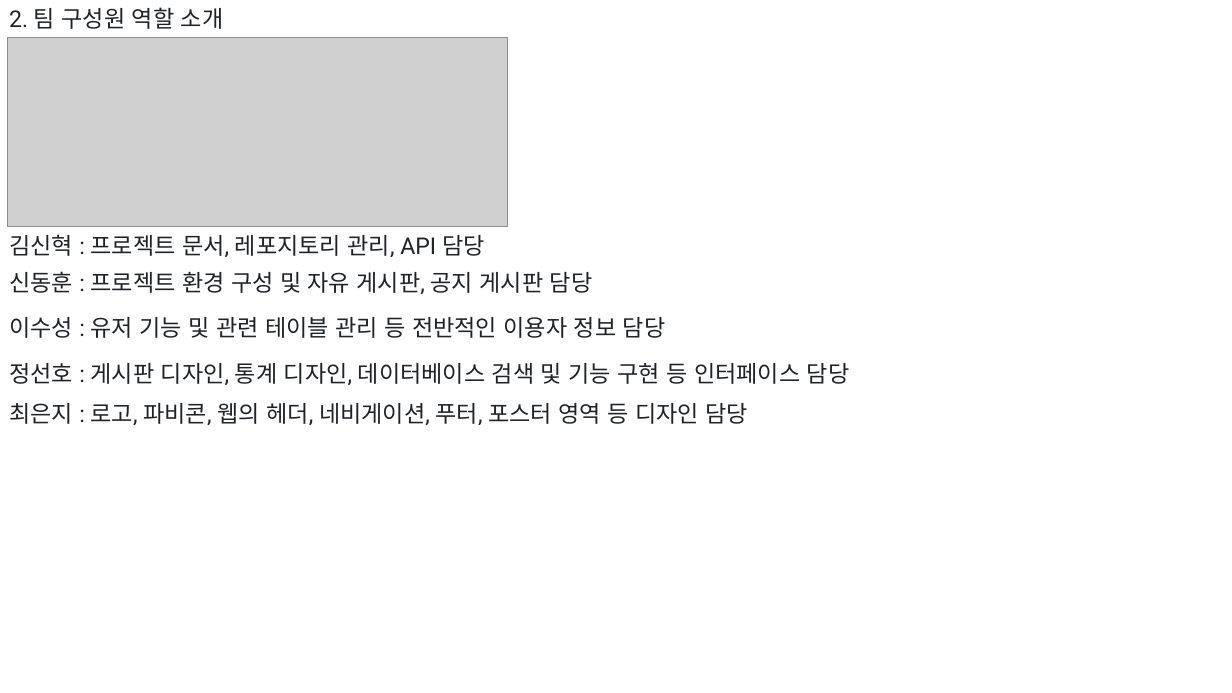
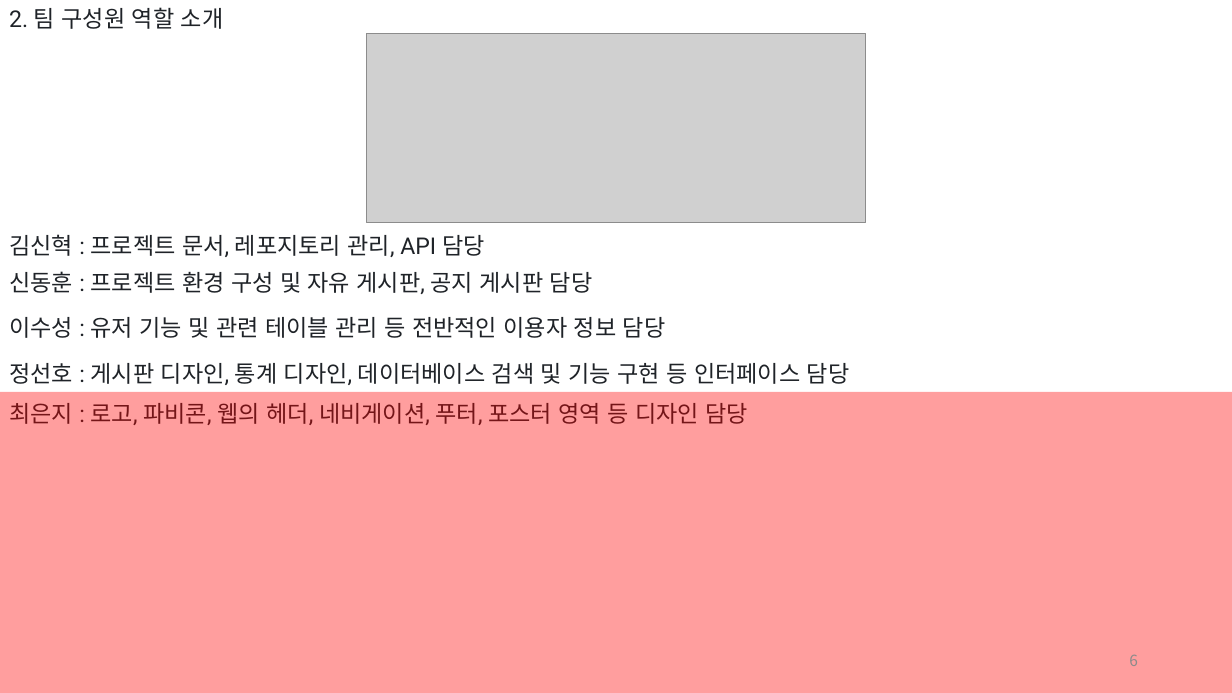
Before and after one commit to 909ma/VIE-Oh-What-is-The-Film-Today, a slide deck: slide 6 of 기타/발표 자료/초본.pptx (slide 4 before the commit). Drawn at 1232x693 pixels with LibreOffice and Linux fonts; fonts in the diff are those of the drawing; grey boxes stand for pictures. Boxes give left, top, right and bottom in pixels: in the first picture for what was removed or moved away, otherwise in the second. Text is boxed around its words. In the diff, an @@ line names an element or a change of style, - is before the commit and + after.

```diff
--- a/기타/발표 자료/초본.pptx
+++ b/기타/발표 자료/초본.pptx
@@ picture: place and size @@
-picture at box(8, 37, 507, 226)
+picture at box(367, 33, 866, 223)
@@ rectangle added at box(0, 392, 1232, 693), fill #FF0000 at 38% opacity @@
@@ page number added at box(1129, 654, 1138, 666), 12 pt, text #8C8C8C @@
+6
```
Also in this commit, not shown: 9 other slides changed, 4 slides added, 1 slide removed.
